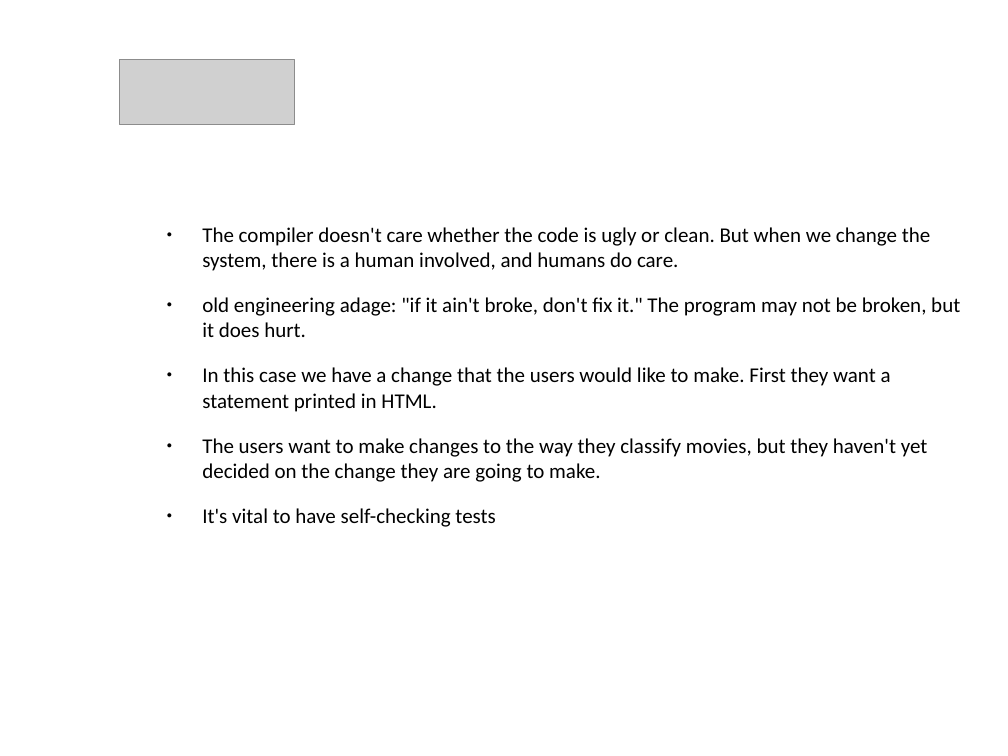
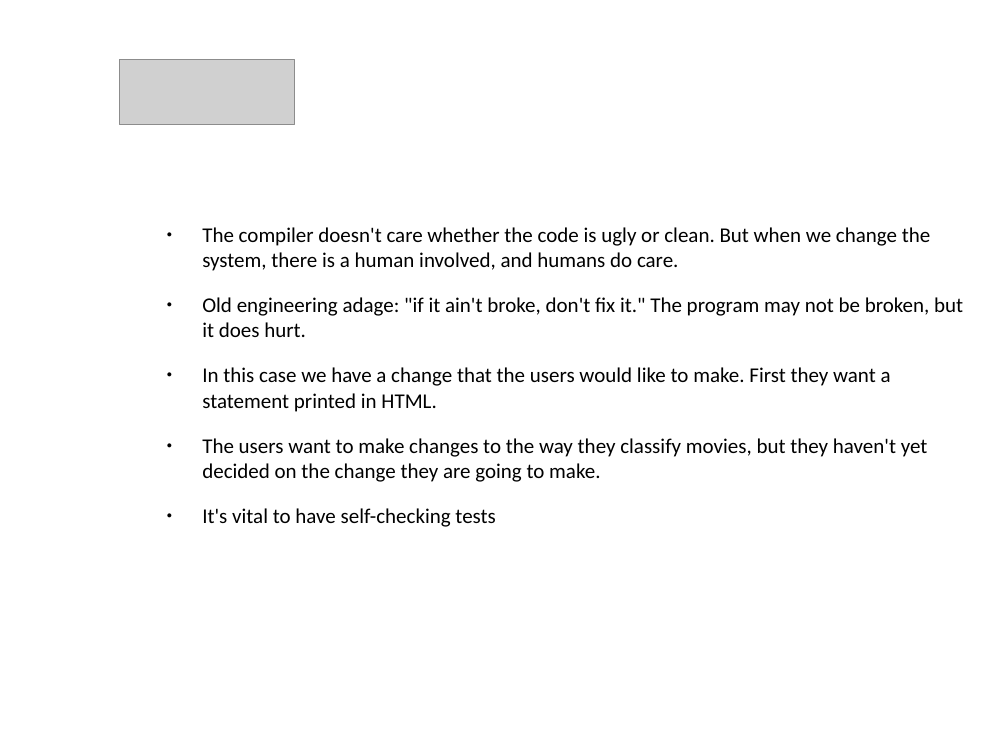
Before and after one commit to mbesutti/Learning-1, a slide deck: slide 7 of Lezione 3/Presentazione_Refactoring.odp. Drawn at 1008x756 pixels with LibreOffice and Linux fonts; fonts in the diff are those of the drawing; grey boxes stand for pictures; background and template pictures are left out. Boxes give left, top, right and bottom in pixels: in the first picture for what was removed or moved away, otherwise in the second. Text is boxed around its words. In the diff, an @@ line names an element or a change of style, - is before the commit and + after.

```diff
--- a/Lezione 3/Presentazione_Refactoring.odp
+++ b/Lezione 3/Presentazione_Refactoring.odp
@@ text at bbox=[202, 297, 963, 337]: text changed @@
-● old engineering adage: "if it ain't broke, don't fix it." The program may not be broken, but it does hurt.
+● Old engineering adage: "if it ain't broke, don't fix it." The program may not be broken, but it does hurt.
```
Also in this commit, not shown: 1 other slide changed, 4 slides added, 1 slide removed.
